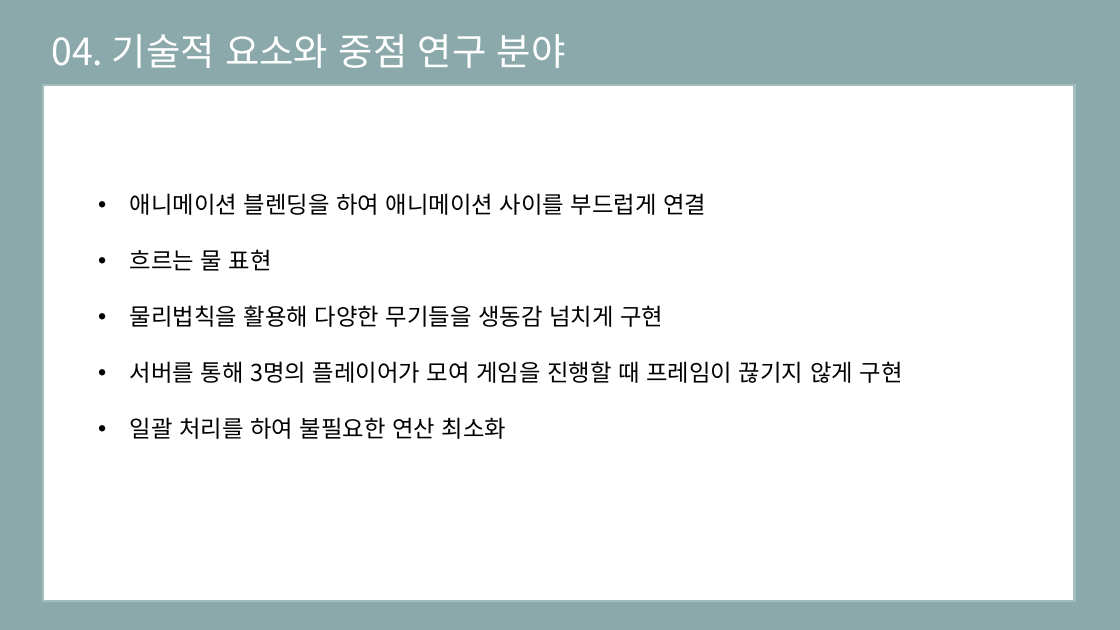
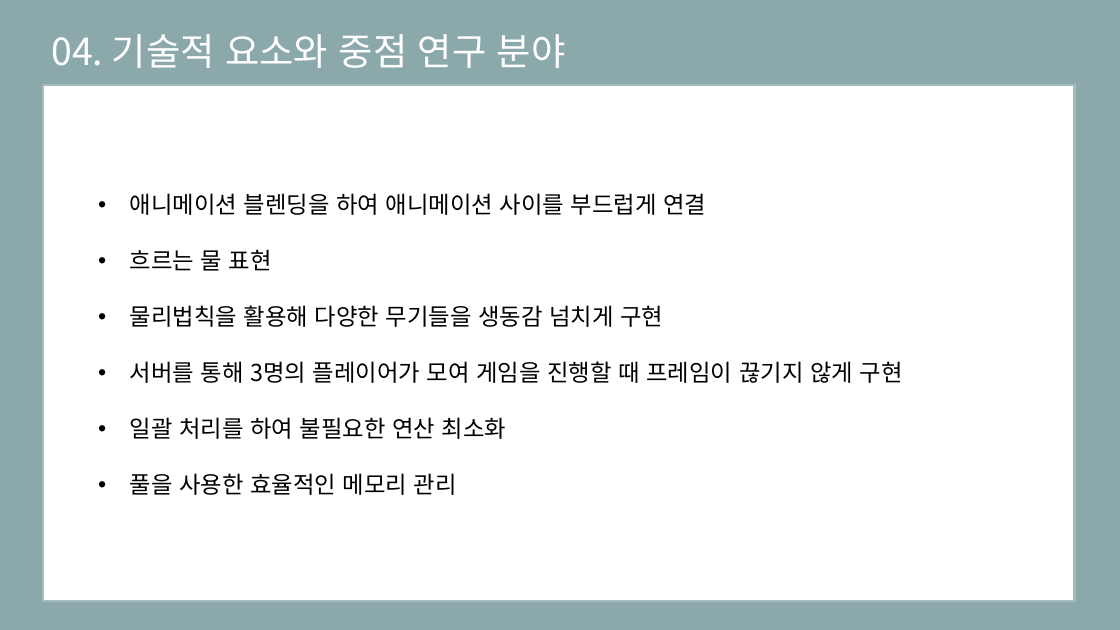
Before and after one commit to eunjiyun/Graduation_Work, a slide deck: slide 18 of Game_Design/2019184003 김 선아 장르 제안서.pptx (slide 17 before the commit). Drawn at 1120x630 pixels with LibreOffice and Linux fonts; fonts in the diff are those of the drawing. Boxes give left, top, right and bottom in pixels: in the first picture for what was removed or moved away, otherwise in the second. Text is boxed around its words. In the diff, an @@ line names an element or a change of style, - is before the commit and + after.

```diff
--- a/Game_Design/2019184003 김 선아 장르 제안서.pptx
+++ b/Game_Design/2019184003 김 선아 장르 제안서.pptx
@@ text at (130, 473, 457, 495): paragraph added @@
+• 풀을 사용한 효율적인 메모리 관리
```
Also in this commit, not shown: 8 other slides changed, 1 slide added, 2 slides removed.
